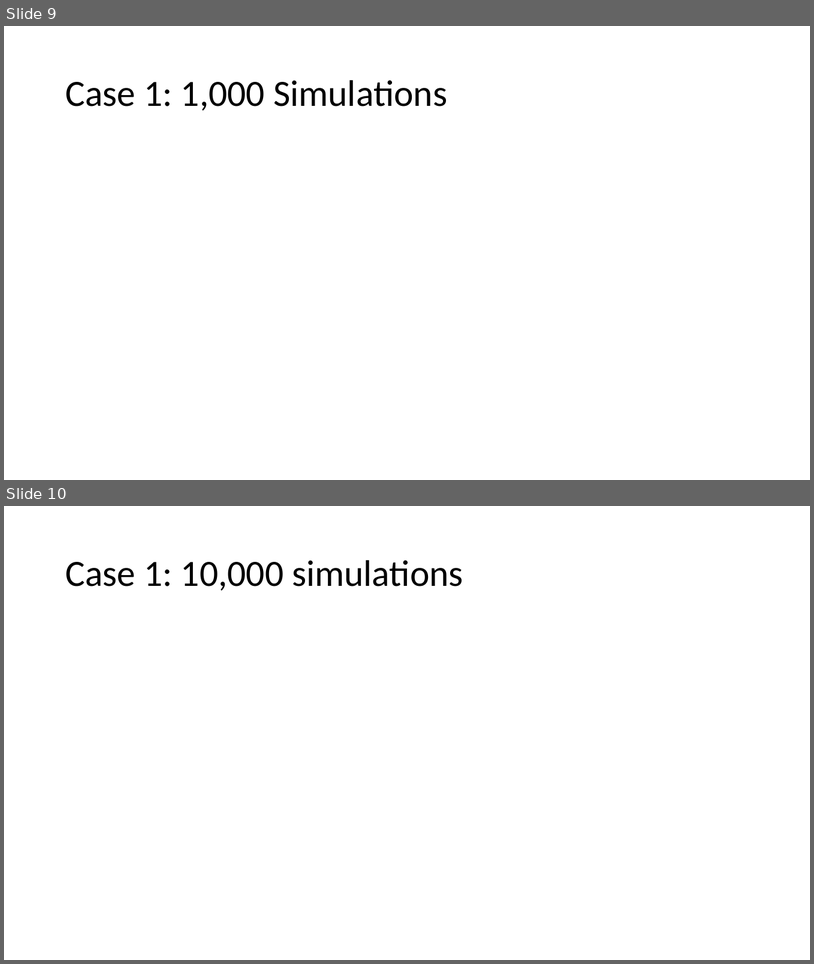
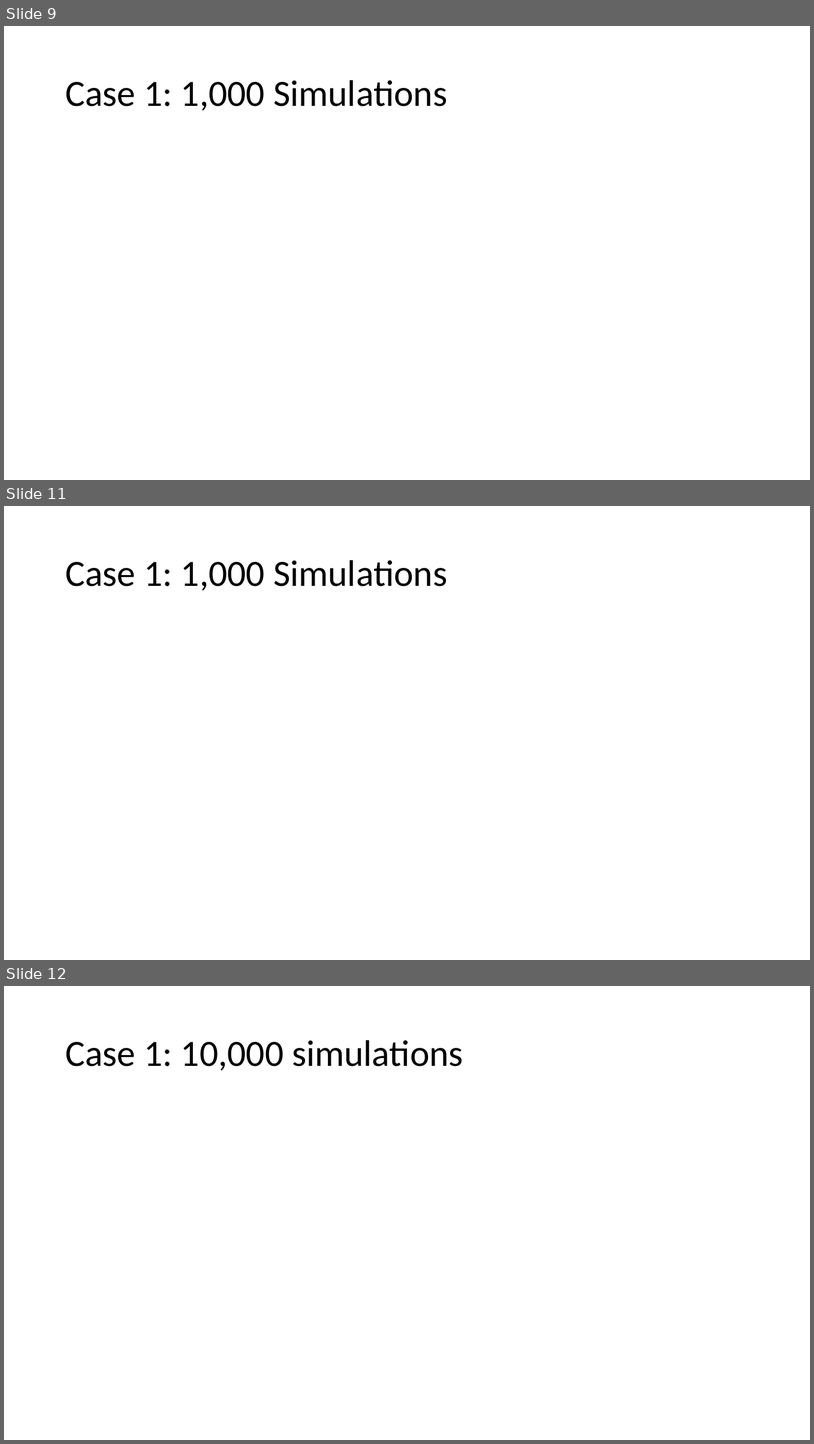
Before and after one commit to Tsmith5151/Capstone, a slide deck: GUI/Version4/Capstone Results.pptx. Shown one above the other, each under a label of ours: slides 9 and 10 before the commit, slides 9, 11 and 12 after it; the slides between them are not shown. The pictures are 814x964 and 814x1444 pixels, drawn with LibreOffice and Linux fonts; fonts in the diff are those of the drawing. Boxes give left, top, right and bottom in pixels: in the first picture for what was removed or moved away, otherwise in the second. Text is boxed around its words. In the diff, an @@ line names an element or a change of style, - is before the commit and + after.

```diff
--- a/GUI/Version4/Capstone Results.pptx
+++ b/GUI/Version4/Capstone Results.pptx
@@ slide 11 added at [4,506,810,960], background #FFFFFF @@
@@ title added at [65,560,447,591], 44 pt, text #000000 @@
+Case 1: 1,000 Simulations
@@ what was slide 10 is now slide 12 @@
```
Also in this commit, not shown: 3 slides changed, 3 other slides added.
